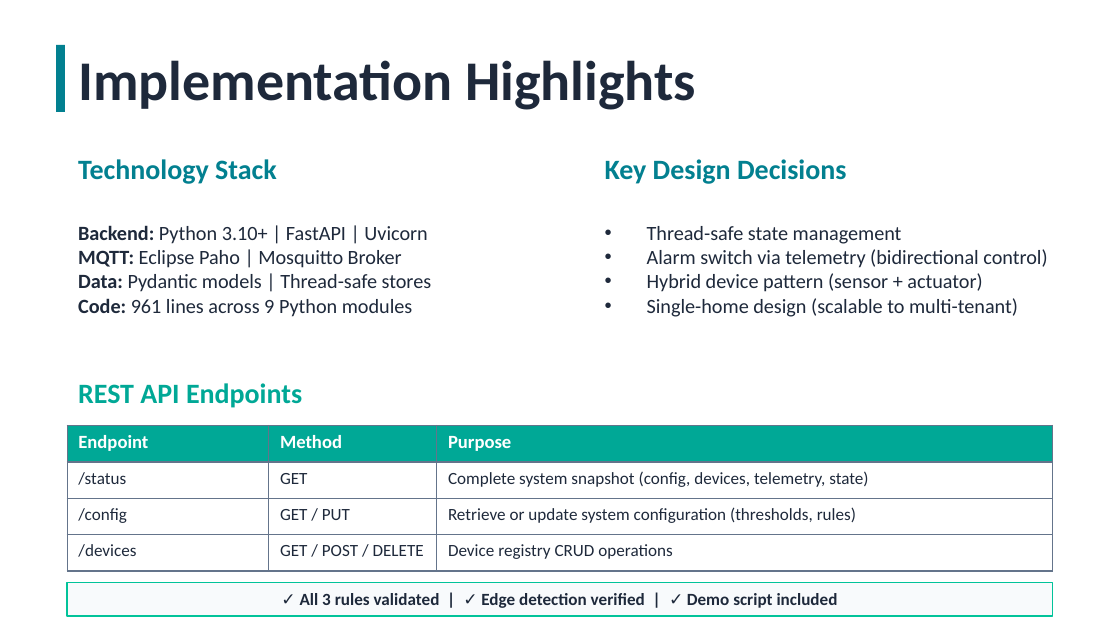
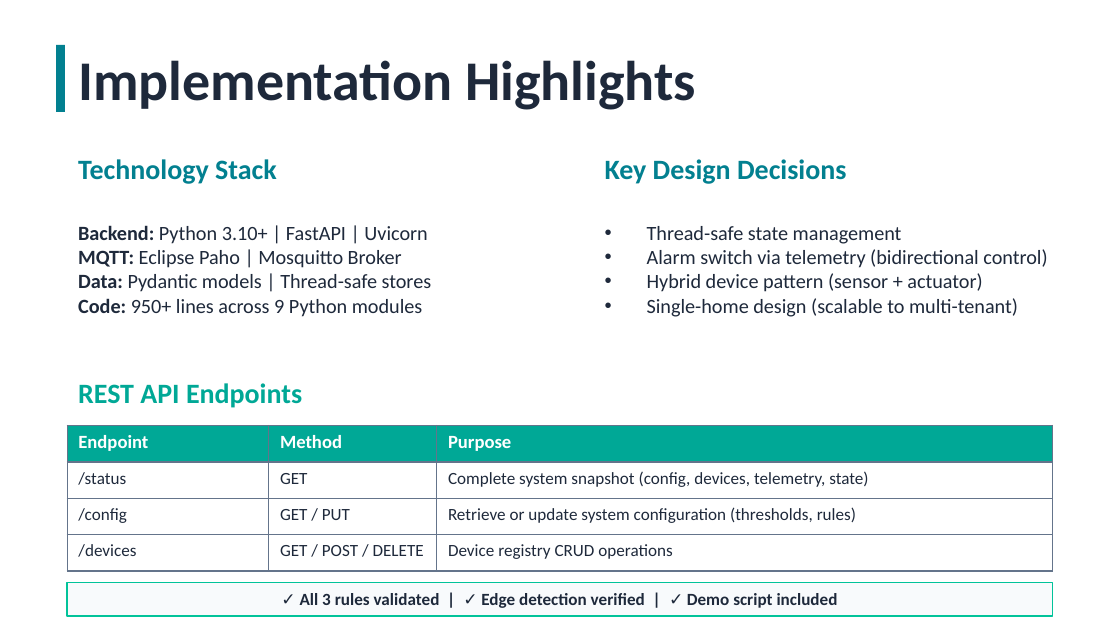
Before and after one commit to TulayEce/smart_home_safety_monitoring_systems, a slide deck: slide 8 of presentation/Smart_Home_Safety_System_Presentation.pptx. Drawn at 1120x630 pixels with LibreOffice and Linux fonts; fonts in the diff are those of the drawing. Boxes give left, top, right and bottom in pixels: in the first picture for what was removed or moved away, otherwise in the second. Text is boxed around its words. In the diff, an @@ line names an element or a change of style, - is before the commit and + after.

```diff
--- a/presentation/Smart_Home_Safety_System_Presentation.pptx
+++ b/presentation/Smart_Home_Safety_System_Presentation.pptx
@@ text at (78, 298, 423, 317): text changed @@
-Code: 961 lines across 9 Python modules
+Code: 950+ lines across 9 Python modules
```
Also in this commit, not shown: 2 other slides changed, 1 other file.
